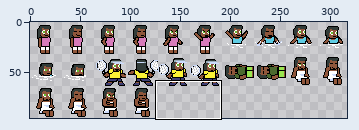
One commit to this sprite sheet: assets/images/guestfemale.png. Above: a wide view before the commit, with the close-up outlined.
Close-up. Before the edit:
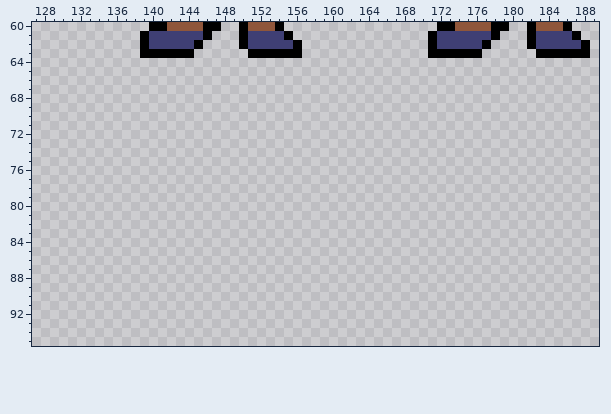
The file is 320x96 pixels. Shown: x 127..189, y 60..95. The wide view leaves out empty margins. The commit also changed other parts of the picture, which this record leaves out.
New version:
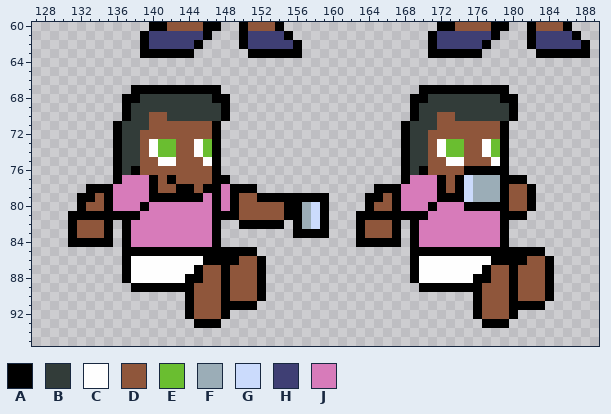
Palette (. is transparent): A #000000  B #323c39  C #fefefe  D #8f563b  E #6abe30  F #9badb7  G #cbdbfc  H #3f3f74  J #d77bba
The edit:
y 67: x 138..147 .......... -> AAAAAAAAAA; x 170..179 .......... -> AAAAAAAAAA
y 68: x 137..148 ............ -> AABBBBBBBBAA; x 169..180 ............ -> AABBBBBBBBAA
y 69: x 137..148 ............ -> ABBBBBBBBBBA; x 169..180 ............ -> ABBBBBBBBBBA
y 70: x 137..148 ............ -> ABBDDBBBBBBA; x 169..180 ............ -> ABBDDBBBBBBA
y 71: x 136..147 ............ -> ABBBDDDDDDDA; x 168..179 ............ -> ABBBDDDDDDDA
y 72: x 136..147 ............ -> ABBDDDDDDDDA; x 168..179 ............ -> ABBDDDDDDDDA
y 73..74: x 136..147 ............ -> ABBDCEEDDCEA; x 168..179 ............ -> ABBDCEEDDCEA
y 75: x 136..147 ............ -> ABBDDCCDDDCA; x 168..179 ............ -> ABBDDCCDDDCA
y 76: x 136..147 ............ -> ABADDDDDDDDA; x 168..179 ............ -> ABADDDDAAAAA
y 77: x 136..148 ............. -> AJJJADADDDDAA; x 168..181 .............. -> AJJJADAGFFFAAA
y 78: x 133..151 ................... -> AAAJJJJADDAADAAJAAA; x 165..182 .................. -> AAAJJJJADAGFFFADDA
y 79: x 132..159 ............................ -> AADAJJJJAAAAAAJAJADDAAAAAAAA; x 164..182 ................... -> AADAJJJJAAAGFFFADDA
y 80: x 132..159 ............................ -> ADDAJJJAJJJJJJJAJADDDDDAAFGA; x 164..182 ................... -> ADDAJJJAJJJAAAAADDA
y 81: x 131..159 ............................. -> AAAAAAAAJJJJJJJJAAADDDDDAAFGA; x 163..181 ................... -> AAAAAAAAJJJJJJJJAAA
y 82: x 131..135 ..... -> ADDDA; x 137..147 ........... -> AJJJJJJJJJA; x 150..154 ..... -> AAAAA; x 156..159 .... -> AFGA; x 163..167 ..... -> ADDDA; x 169..179 ........... -> AJJJJJJJJJA
y 83: x 131..135 ..... -> ADDDA; x 137..147 ........... -> AJJJJJJJJJA; x 156..159 .... -> AAAA; x 163..167 ..... -> ADDDA; x 169..179 ........... -> AJJJJJJJJJA
y 84: x 131..135 ..... -> AAAAA; x 137..147 ........... -> AJJJJJJJJJA; x 163..167 ..... -> AAAAA; x 169..179 ........... -> AJJJJJJJJJA
y 85: x 137..151 ............... -> AAAAAAAAAAAAAAA; x 169..183 ............... -> AAAAAAAAAAAAAAA
y 86: x 137..152 ................ -> ACCCCCCCCAAAADDA; x 169..184 ................ -> ACCCCCCCCAAAADDA
y 87: x 137..152 ................ -> ACCCCCCCADDADDDA; x 169..184 ................ -> ACCCCCCCADDADDDA
y 88: x 137..152 ................ -> ACCCCCCAADDADDDA; x 169..184 ................ -> ACCCCCCAADDADDDA
y 89: x 138..152 ............... -> AAAAAAADDDADDDA; x 170..184 ............... -> AAAAAAADDDADDDA
y 90: x 144..152 ......... -> ADDDADDDA; x 176..184 ......... -> ADDDADDDA
y 91: x 144..151 ........ -> ADDDAAAA; x 176..183 ........ -> ADDDAAAA
y 92: x 144..148 ..... -> ADDDA; x 176..180 ..... -> ADDDA
y 93: x 145..147 ... -> AAA; x 177..179 ... -> AAA
